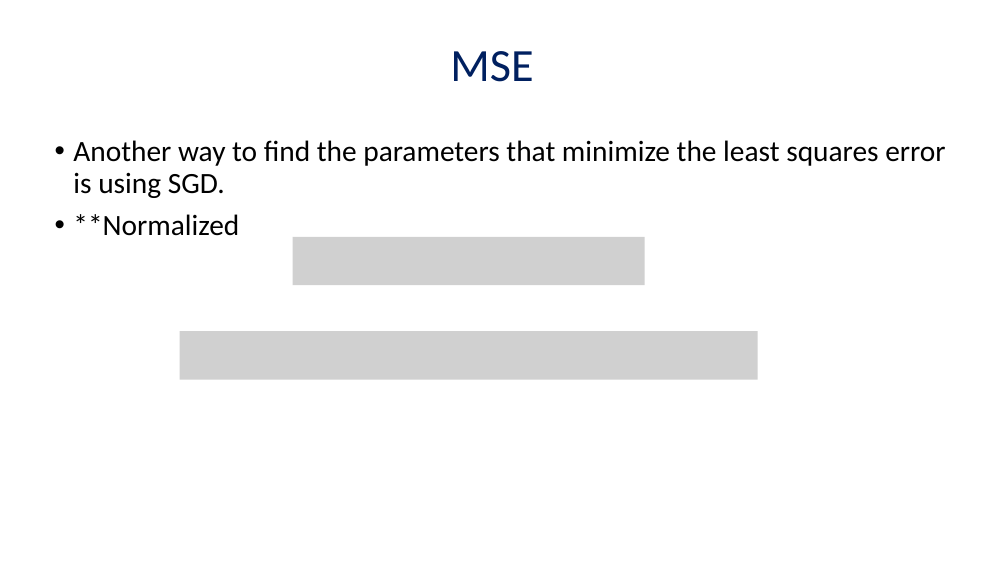
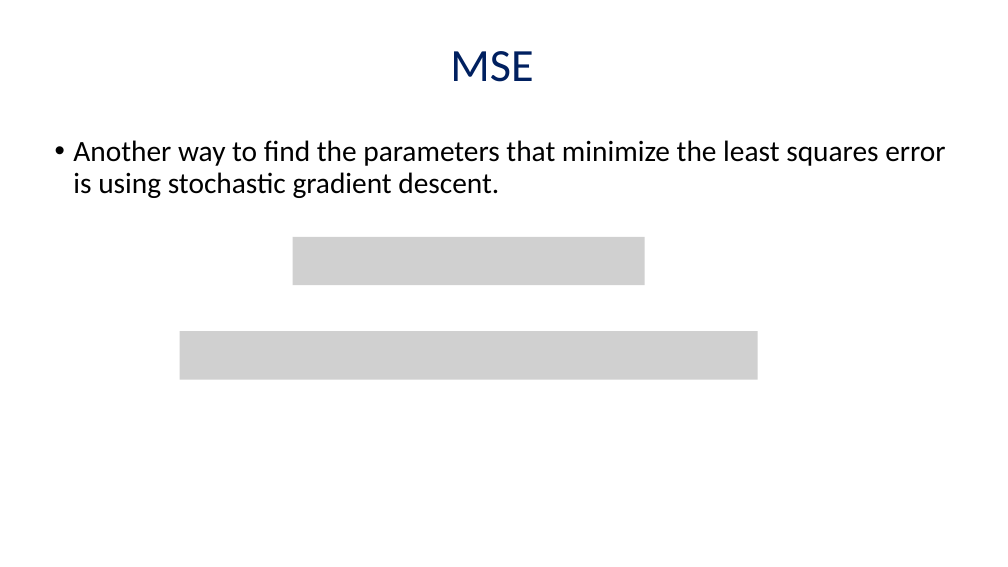
Before and after one commit to AdirCN/DPD, a slide deck: slide 12 of documents/Final Presentation.pptx (slide 11 before the commit). Drawn at 1008x567 pixels with LibreOffice and Linux fonts; fonts in the diff are those of the drawing; grey boxes stand for pictures. Boxes give left, top, right and bottom in pixels: in the first picture for what was removed or moved away, otherwise in the second. Text is boxed around its words. In the diff, an @@ line names an element or a change of style, - is before the commit and + after.

```diff
--- a/documents/Final Presentation.pptx
+++ b/documents/Final Presentation.pptx
@@ text at (x1=73, y1=140, x2=945, y2=198): text changed @@
-• Another way to find the parameters that minimize the least squares error is using SGD.
-• **Normalized
+• Another way to find the parameters that minimize the least squares error is using stochastic gradient descent.
```
Also in this commit, not shown: 6 other slides changed, 27 slides added, 5 slides removed, 1 other file.
